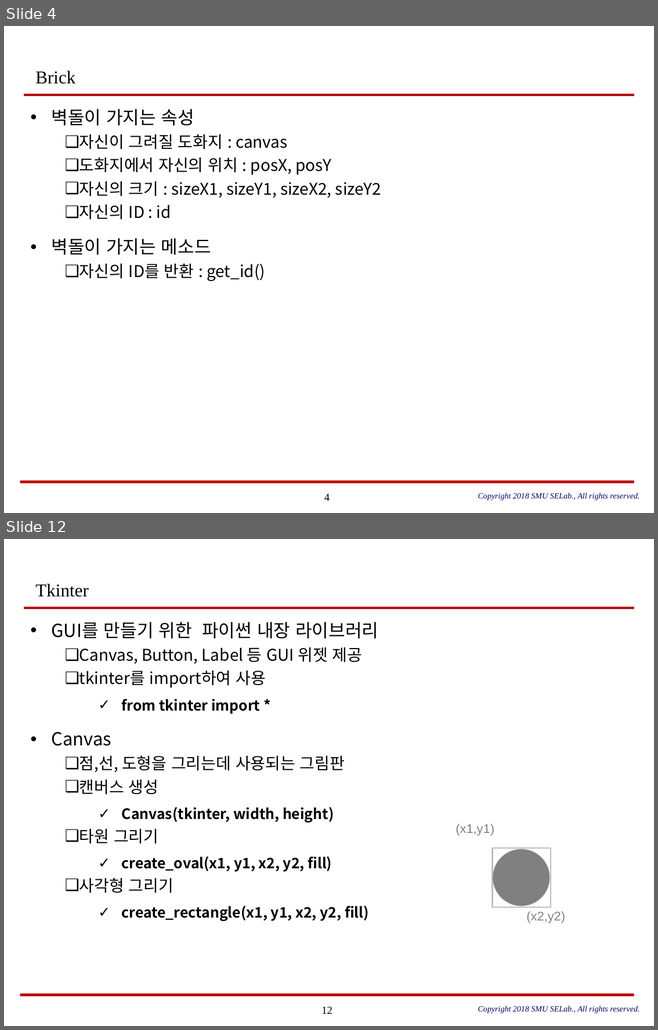
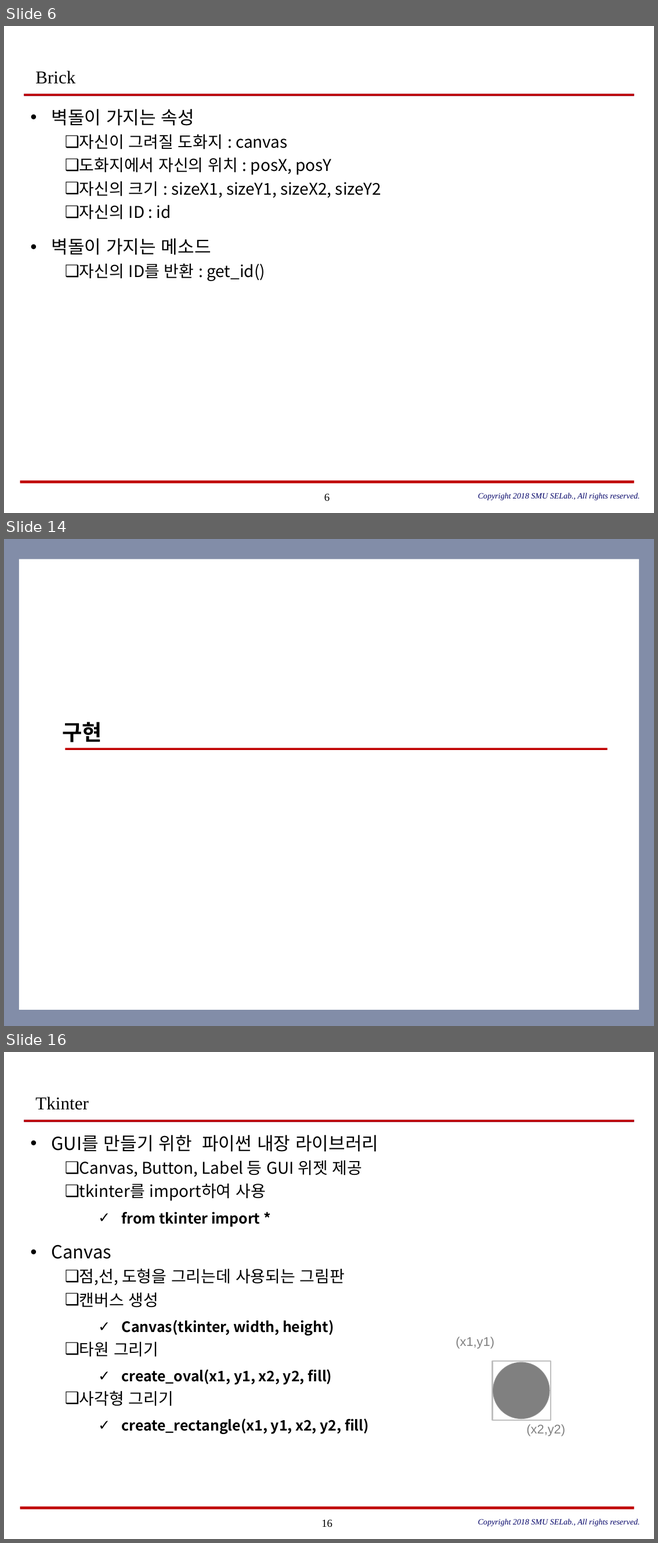
Before and after one commit to SungPilHan/brick_crush, a slide deck: Doc/[OOP] Brick Breaker_최종.pptx. Shown one above the other, each under a label of ours: slides 4 and 12 before the commit, slides 6, 14 and 16 after it; the slides between them are not shown. The pictures are 658x1030 and 658x1543 pixels, drawn with LibreOffice and Linux fonts; fonts in the diff are those of the drawing. Boxes give left, top, right and bottom in pixels: in the first picture for what was removed or moved away, otherwise in the second. Text is boxed around its words. In the diff, an @@ line names an element or a change of style, - is before the commit and + after.

```diff
--- a/Doc/[OOP] Brick Breaker_최종.pptx
+++ b/Doc/[OOP] Brick Breaker_최종.pptx
@@ slide 14 added at bbox=[4, 539, 654, 1026], background #FFFFFF @@
@@ rectangle added at bbox=[4, 539, 654, 1026], fill #828DA8 @@
@@ rectangle added at bbox=[19, 559, 639, 1010], fill #FFFFFF @@
@@ title added at bbox=[62, 722, 102, 743], 24 pt, text #000000, bold @@
+구현
@@ line added from (65, 749) to (607, 749), #C00000 2.25 pt @@
@@ what was slide 4 is now slide 6 @@
@@ page number at bbox=[324, 493, 329, 501]: text changed @@
-4
+6
@@ what was slide 12 is now slide 16 @@
@@ page number at bbox=[321, 1519, 332, 1528]: text changed @@
-12
+16
```
Also in this commit, not shown: 10 slides changed, 5 other slides added, 2 slides removed.
